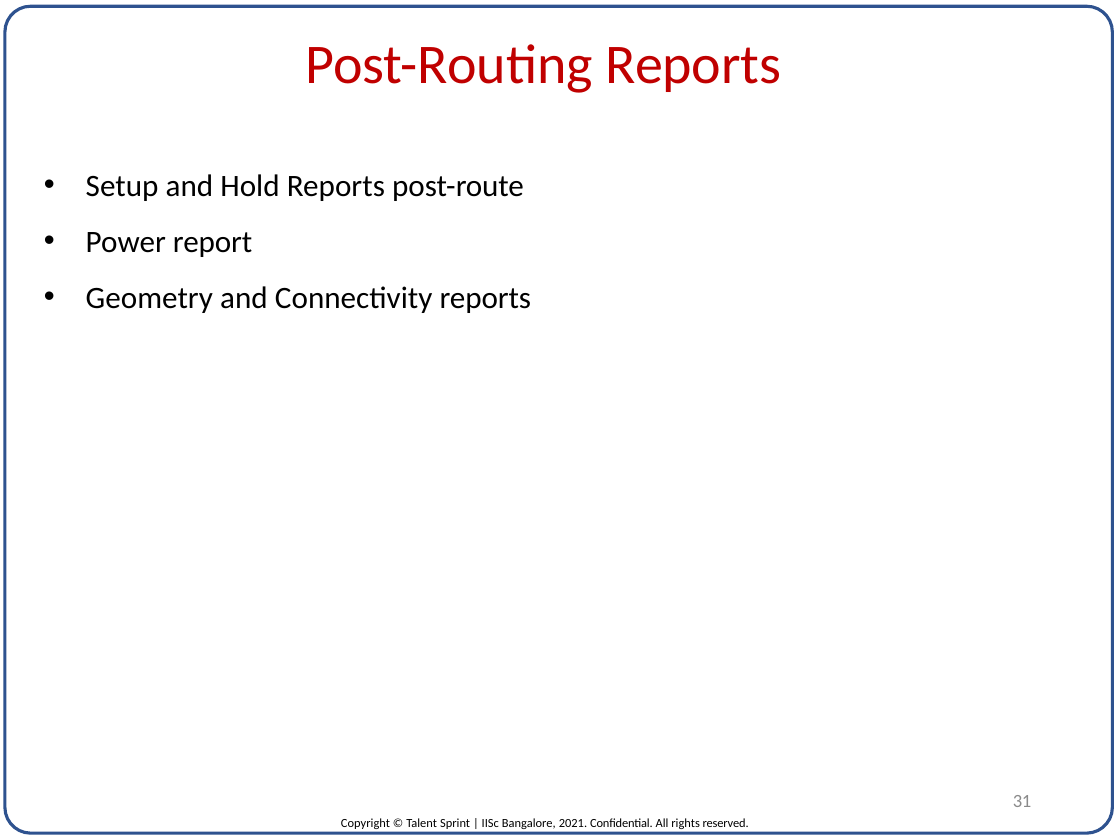
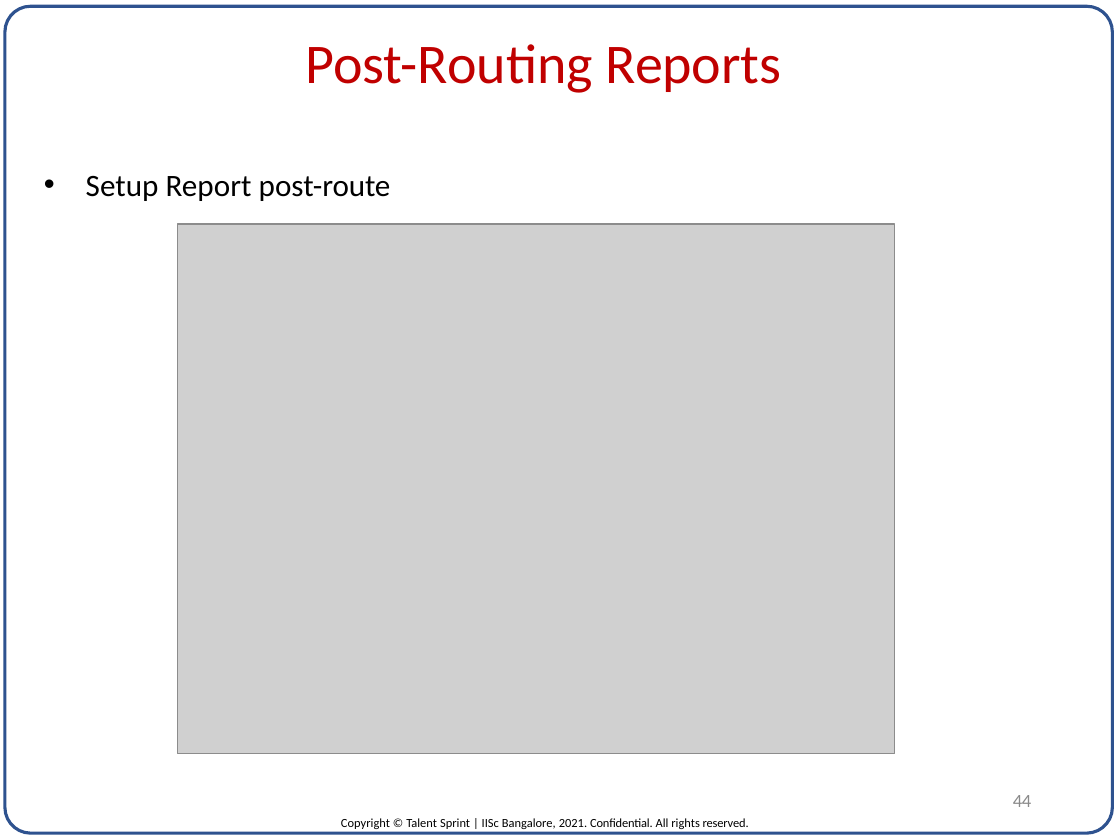
Before and after one commit to ImDanielMarkIsaac/DVLSI_ML_Project, a slide deck: slide 44 of FINAL_FILES/project_template.pptx (slide 31 before the commit). Drawn at 1120x840 pixels with LibreOffice and Linux fonts; fonts in the diff are those of the drawing; grey boxes stand for pictures. Boxes give left, top, right and bottom in pixels: in the first picture for what was removed or moved away, otherwise in the second. Text is boxed around its words. In the diff, an @@ line names an element or a change of style, - is before the commit and + after.

```diff
--- a/FINAL_FILES/project_template.pptx
+++ b/FINAL_FILES/project_template.pptx
@@ text at (86,176,391,201): text changed @@
-• Setup and Hold Reports post-route
-• Power report
-• Geometry and Connectivity reports
+• Setup Report post-route
@@ picture added at (177,224,895,754) @@
@@ page number at (1013,795,1031,807): text changed @@
-31
+44
```
Also in this commit, not shown: 25 other slides changed, 18 slides added, 1 other file.
